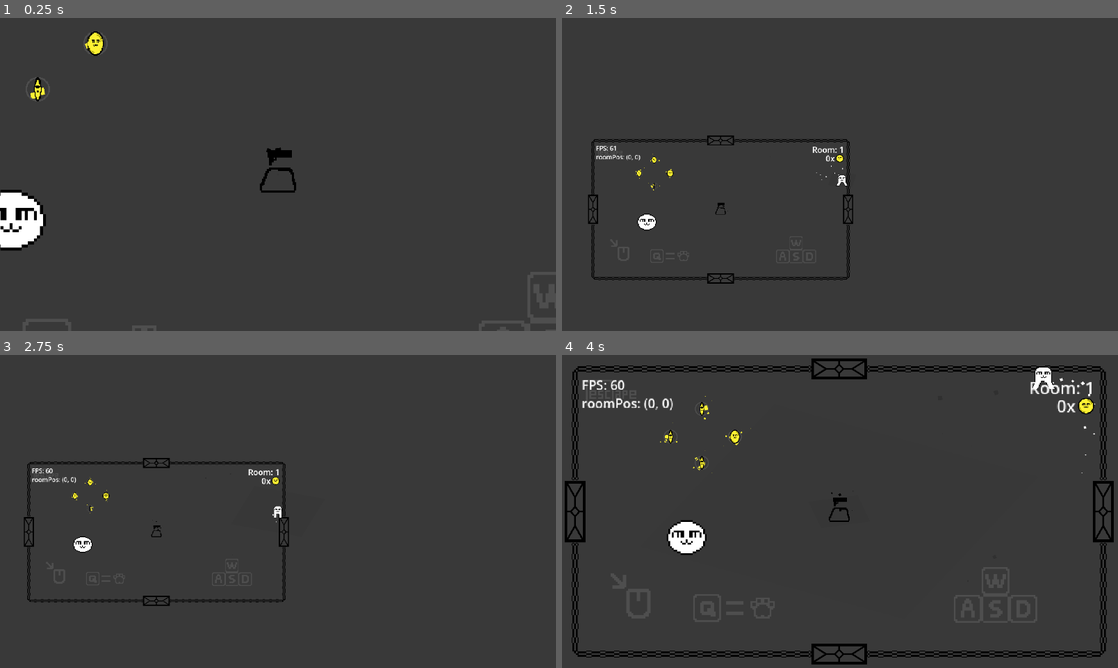
Above: before the commit, frames 1-4 (two rows, left to right).
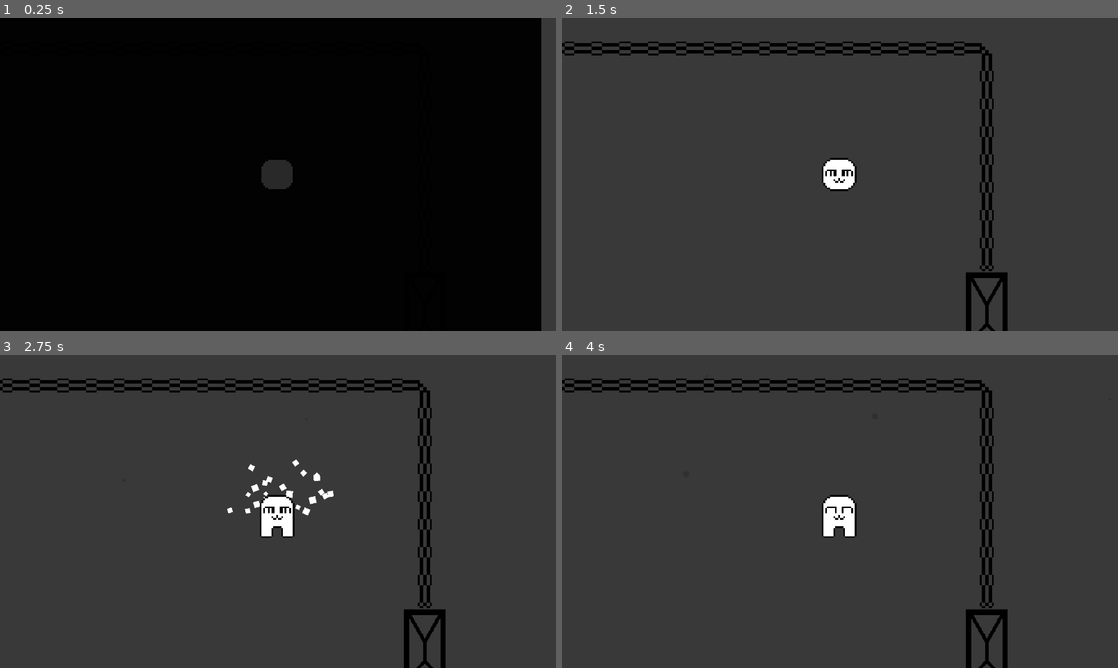
Above: after the commit, the same moments.

Repository: Jurgwem/roguelike
Game: Godot game, scene res://SCENES/game.tscn
Same seed, same stepped clock (60 frames per second), same inputs: the game is played once before the commit and once after it. This scene is started directly instead of the project's main scene.
Inputs (mouse positions are in pixels of both pictures, inside the frame that each line leads up to):
- Up to frame 1 (0.25 s): no input
- Up to frame 2 (1.5 s): move the mouse to (962, 158) at 0.52 s; hold D (right) 0.53-1.28 s; tap Alt (dev) at 0.6 s; move the mouse to (728, 190) at 1.27 s; hold S (down) from 1.28 s (still down); click (728, 190) at 1.35 s
- Up to frame 3 (2.75 s): move the mouse to (333, 442) at 2.02 s; release S (down) at 2.03 s; hold D (right) from 2.03 s (still down); tap Q (unequip) at 2.1 s
- Up to frame 4 (4 s): move the mouse to (812, 574) at 2.77 s; release D (right) at 2.78 s; hold W (up) 2.78-3.53 s; tap Alt (dev) at 2.85 s; move the mouse to (1006, 558) at 3.52 s; press the mouse at (1006, 558) at 3.53 s; hold A (left) from 3.53 s (still down)

The runs differ from the first frame. In frame 1, 96% of the frame differs, in the area x 0-98%, y 0-100%; in frame 2, 5.3%; in frame 3, 5.7%; in frame 4, 10%.
Error before the commit: Parse Error: Expected identifier after "." for attribute access. (res://ENEMIES/ball.gd:10)

Commit message:
added 1st enemy (buggy asf)

Diff:
--- a/ENEMIES/ball.gd
+++ /dev/null
@@ -1,16 +0,0 @@
-extends CharacterBody2D
-
-@onready var player : Node2D = get_node("/root/game/player");
-
-const SPEED = 300.0
-
-
-func _physics_process(delta: float) -> void:
-	look_at(player.position)
-	velocity.
-	# Add the gravity.
-
-
-
-
-	move_and_slide()
--- a/ENEMIES/ball.tscn
+++ /dev/null
@@ -1,34 +0,0 @@
-[gd_scene load_steps=6 format=3 uid="uid://g4eldas2o1e0"]
-
-[ext_resource type="Texture2D" uid="uid://bf0npblx3mdtw" path="res://ENEMIES/ball.png" id="1_uby7x"]
-[ext_resource type="Script" path="res://ENEMIES/ball.gd" id="1_vghdj"]
-
-[sub_resource type="AtlasTexture" id="AtlasTexture_1iwr3"]
-atlas = ExtResource("1_uby7x")
-region = Rect2(0, 0, 32, 32)
-
-[sub_resource type="SpriteFrames" id="SpriteFrames_ve7rb"]
-animations = [{
-"frames": [{
-"duration": 1.0,
-"texture": SubResource("AtlasTexture_1iwr3")
-}],
-"loop": true,
-"name": &"default",
-"speed": 5.0
-}]
-
-[sub_resource type="CircleShape2D" id="CircleShape2D_i4gtp"]
-
-[node name="Node2D" type="CharacterBody2D"]
-scale = Vector2(2, 2)
-script = ExtResource("1_vghdj")
-
-[node name="AnimatedSprite2D" type="AnimatedSprite2D" parent="."]
-scale = Vector2(2, 2)
-sprite_frames = SubResource("SpriteFrames_ve7rb")
-
-[node name="CollisionShape2D" type="CollisionShape2D" parent="."]
-position = Vector2(1, 0)
-scale = Vector2(2, 2)
-shape = SubResource("CircleShape2D_i4gtp")
--- /dev/null
+++ b/ENEMIES/bat.gd
@@ -0,0 +1,50 @@
+extends CharacterBody2D
+
+@onready var gm : Node2D = get_node("/root/game/gameManager");
+@onready var player : Node2D = get_node("/root/game/player");
+@onready var spawnpoint : Node2D = get_node("/root/game/spawnCenter/spawnPoint");
+
+const SPEED : float = 300.0
+const DAMPING : Vector2 = Vector2(0.95, 0.95);
+const MAX_SPEED : float = 10;
+var hasSpawned = false;
+var playedScale = false;
+var playedPart : bool = false;
+var health : int = 30;
+
+func _ready() -> void:
+	visible = false;
+	gm.enemyCount += 1;
+	await get_tree().create_timer(randf()).timeout;
+	visible = true;
+	global_position = spawnpoint.global_position;
+	scale = Vector2(0.1, 0.1)
+	hasSpawned = true;
+	velocity = Vector2(0, 0);
+	pass
+
+func _physics_process(delta: float) -> void:
+	if hasSpawned and !playedScale:
+		scale = lerp(scale, scale + Vector2(0.5, 0.5), 8 * delta);
+		if scale >= Vector2(1, 1):
+			playedScale = true;
+	if hasSpawned and playedScale:
+		velocity *= DAMPING;
+		if (health >= 1):
+			var distance_vector : Vector2 = player.global_position - global_position;
+			if (velocity.x < MAX_SPEED and velocity.y < MAX_SPEED) and (velocity.x > (MAX_SPEED * -1) and velocity.y > (MAX_SPEED * -1)):
+				velocity = distance_vector.normalized() * (SPEED * 100) * delta;
+			$AnimatedSprite2D.global_rotation = 0;
+		else:
+			rotation = lerp_angle(rotation, deg_to_rad(rotation_degrees + 10), 16 * delta);
+			if !playedPart:
+					$diePart.emitting = true;
+					playedPart = true;
+			if rotation_degrees >= 45:
+				scale = lerp(scale, scale - Vector2(0.5, 0.5), 10 * delta);
+				if scale <= Vector2(0, 0):
+					print("die");
+					gm.enemyCount -= 1;
+					queue_free();
+
+		move_and_slide()
--- /dev/null
+++ b/ENEMIES/bat.tscn
@@ -0,0 +1,88 @@
+[gd_scene load_steps=12 format=3 uid="uid://g4eldas2o1e0"]
+
+[ext_resource type="Texture2D" uid="uid://bf0npblx3mdtw" path="res://ENEMIES/bat.png" id="1_uby7x"]
+[ext_resource type="Script" path="res://ENEMIES/bat.gd" id="1_vghdj"]
+
+[sub_resource type="AtlasTexture" id="AtlasTexture_u3wbp"]
+atlas = ExtResource("1_uby7x")
+region = Rect2(0, 0, 48, 32)
+
+[sub_resource type="AtlasTexture" id="AtlasTexture_io6t1"]
+atlas = ExtResource("1_uby7x")
+region = Rect2(48, 0, 48, 32)
+
+[sub_resource type="AtlasTexture" id="AtlasTexture_k1ehh"]
+atlas = ExtResource("1_uby7x")
+region = Rect2(144, 0, 48, 32)
+
+[sub_resource type="AtlasTexture" id="AtlasTexture_305y4"]
+atlas = ExtResource("1_uby7x")
+region = Rect2(96, 0, 48, 32)
+
+[sub_resource type="SpriteFrames" id="SpriteFrames_ve7rb"]
+animations = [{
+"frames": [{
+"duration": 1.0,
+"texture": SubResource("AtlasTexture_u3wbp")
+}, {
+"duration": 1.0,
+"texture": SubResource("AtlasTexture_io6t1")
+}, {
+"duration": 1.0,
+"texture": SubResource("AtlasTexture_k1ehh")
+}, {
+"duration": 1.0,
+"texture": SubResource("AtlasTexture_305y4")
+}],
+"loop": true,
+"name": &"default",
+"speed": 15.0
+}]
+
+[sub_resource type="CircleShape2D" id="CircleShape2D_i4gtp"]
+
+[sub_resource type="Curve" id="Curve_t205o"]
+_data = [Vector2(0, 1), 0.0, 0.0, 0, 0, Vector2(0.493333, 1), 0.0, 0.0, 0, 0, Vector2(1, 0), 0.0, 0.0, 0, 0]
+point_count = 3
+
+[sub_resource type="CurveTexture" id="CurveTexture_63cu4"]
+curve = SubResource("Curve_t205o")
+
+[sub_resource type="ParticleProcessMaterial" id="ParticleProcessMaterial_yaqw6"]
+particle_flag_disable_z = true
+angle_min = -180.0
+angle_max = 180.0
+direction = Vector3(0, -1, 0)
+spread = 180.0
+initial_velocity_min = 64.0
+initial_velocity_max = 96.0
+angular_velocity_min = -360.0
+angular_velocity_max = 360.0
+gravity = Vector3(0, 0, 0)
+scale_min = 4.0
+scale_max = 8.0
+scale_curve = SubResource("CurveTexture_63cu4")
+
+[node name="Bat" type="CharacterBody2D" groups=["enemy"]]
+script = ExtResource("1_vghdj")
+
+[node name="AnimatedSprite2D" type="AnimatedSprite2D" parent="."]
+position = Vector2(1, 0)
+scale = Vector2(2, 2)
+sprite_frames = SubResource("SpriteFrames_ve7rb")
+autoplay = "default"
+frame_progress = 0.541441
+
+[node name="CollisionShape2D" type="CollisionShape2D" parent="."]
+position = Vector2(1, 0)
+scale = Vector2(2, 2)
+shape = SubResource("CircleShape2D_i4gtp")
+
+[node name="diePart" type="GPUParticles2D" parent="."]
+z_index = -10
+emitting = false
+amount = 32
+process_material = SubResource("ParticleProcessMaterial_yaqw6")
+lifetime = 0.66
+one_shot = true
+explosiveness = 0.8
--- a/PROJECTILES/default_bullet.tscn
+++ b/PROJECTILES/default_bullet.tscn
@@ -1,10 +1,10 @@
-[gd_scene load_steps=9 format=3 uid="uid://c2xu074njqvgk"]
+[gd_scene load_steps=10 format=3 uid="uid://c2xu074njqvgk"]
 
 [ext_resource type="Script" path="res://SCRIPTS/default_bullet.gd" id="1_2ahdp"]
 [ext_resource type="Texture2D" uid="uid://bekd5bt05qnni" path="res://SPRITES/standardBullet.png" id="2_j7ay5"]
 
 [sub_resource type="CircleShape2D" id="CircleShape2D_lm7vv"]
-radius = 3.0
+radius = 6.0
 
 [sub_resource type="Gradient" id="Gradient_kaarp"]
 colors = PackedColorArray(1, 1, 1, 1, 1, 1, 1, 0)
@@ -28,6 +28,9 @@
 color = Color(0.984314, 0.94902, 0.211765, 1)
 color_ramp = SubResource("GradientTexture1D_aqcaa")
 
+[sub_resource type="CircleShape2D" id="CircleShape2D_pumwe"]
+radius = 3.0
+
 [node name="defaultBullet" type="Node2D" groups=["playerBullet"]]
 position = Vector2(198, -96)
 script = ExtResource("1_2ahdp")
@@ -45,5 +48,13 @@
 z_index = -1
 amount = 4
 process_material = SubResource("ParticleProcessMaterial_4gdcx")
+preprocess = 2.0
 local_coords = true
 trail_enabled = true
+
+[node name="Area2D" type="Area2D" parent="."]
+
+[node name="hithitbox" type="CollisionShape2D" parent="Area2D"]
+shape = SubResource("CircleShape2D_pumwe")
+
+[connection signal="body_entered" from="Area2D" to="." method="_on_area_2d_body_entered"]
--- a/SCENES/game.tscn
+++ b/SCENES/game.tscn
@@ -16,7 +16,6 @@
 [ext_resource type="PackedScene" uid="uid://0yt3db2j1c4s" path="res://INST/rock.tscn" id="12_l7axa"]
 [ext_resource type="Script" path="res://SCRIPTS/gun.gd" id="12_mdx1r"]
 [ext_resource type="Texture2D" uid="uid://cilj47nirfano" path="res://SPRITES/gun.png" id="12_yw3kh"]
-[ext_resource type="PackedScene" uid="uid://g4eldas2o1e0" path="res://ENEMIES/ball.tscn" id="17_rlyew"]
 
 [sub_resource type="CircleShape2D" id="CircleShape2D_h4wmw"]
 radius = 8.74518
@@ -391,6 +390,8 @@
 gradient = SubResource("Gradient_s3oeb")
 fill_to = Vector2(0, 1)
 
+[sub_resource type="CircleShape2D" id="CircleShape2D_op7kk"]
+
 [node name="game" type="Node2D"]
 
 [node name="player" type="CharacterBody2D" parent="."]
@@ -602,7 +603,7 @@
 offset_top = -313.0
 offset_right = -553.0
 offset_bottom = -290.0
-scale = Vector2(1.84, 1.84)
+scale = Vector2(1.84, 1.81854)
 text = "FPS: "
 
 [node name="roomPos" type="Label" parent="gameManager/UI"]
@@ -628,6 +629,14 @@
 offset_bottom = 296.0
 scale = Vector2(1.84, 1.84)
 text = "ammo"
+
+[node name="enemyCount" type="Label" parent="gameManager/UI"]
+offset_left = -593.0
+offset_top = -229.0
+offset_right = -519.0
+offset_bottom = -206.0
+scale = Vector2(1.76421, 1.79732)
+text = "enemies: "
 
 [node name="WorldEnvironment" type="WorldEnvironment" parent="."]
 environment = SubResource("Environment_noa8x")
@@ -672,14 +681,20 @@
 one_shot = true
 
 [node name="overlay" type="Sprite2D" parent="."]
-visible = false
 z_index = 100
 position = Vector2(2.00001, -2.49999)
 scale = Vector2(23.125, 14.2656)
 texture = SubResource("GradientTexture2D_pfkdj")
 
-[node name="Node2D" parent="." instance=ExtResource("17_rlyew")]
-position = Vector2(-353, 60)
+[node name="spawnCenter" type="Node2D" parent="."]
+
+[node name="spawnPoint" type="Node2D" parent="spawnCenter"]
+position = Vector2(-108, 0)
+
+[node name="Area2D" type="Area2D" parent="spawnCenter/spawnPoint"]
+
+[node name="CollisionShape2D" type="CollisionShape2D" parent="spawnCenter/spawnPoint/Area2D"]
+shape = SubResource("CircleShape2D_op7kk")
 
 [connection signal="devCamDisabled" from="player" to="camera" method="_on_player_dev_cam_disabled"]
 [connection signal="shoot" from="player" to="gun" method="_on_player_shoot"]
--- a/SCRIPTS/camera.gd
+++ b/SCRIPTS/camera.gd
@@ -38,6 +38,7 @@
 			last = gm.nextRoom;
 			gm.lastRoom = gm.nextRoom;
 			gm.nextRoom = "none";
+			$"../spawnCenter".position = position;
 			last = "none";
 		if player.devCam:
 			position = player.position;
@@ -54,6 +55,8 @@
 		player.position = position;
 	if body.get_parent().is_in_group("playerBullet"):
 		body.get_parent().queue_free();
+	if body.is_in_group("enemy"):
+		body.position = position;
 	pass
 
 
--- a/SCRIPTS/default_bullet.gd
+++ b/SCRIPTS/default_bullet.gd
@@ -29,3 +29,13 @@
 	if lifetime >= maxLifetime:
 		queue_free();
 	pass
+
+
+
+func _on_area_2d_body_entered(body: Node2D) -> void:
+	if body.is_in_group("enemy"):
+		print("enemy hit!")
+		body.health -= damage;
+		print("health: ", body.health)
+		queue_free();
+	pass # Replace with function body.
--- a/SCRIPTS/game_manager.gd
+++ b/SCRIPTS/game_manager.gd
@@ -12,8 +12,8 @@
 var lastRoom : String = "none";
 var horz : int = 1280;
 var vert : int = 720;
-var isDev : bool = true;
-var enemyCount :int = 1;
+var isDev : bool = false;
+var enemyCount : int = 1;
 var randomDoor : int = 0;
 var currentAmmo : int = 0;
 var maxAmmo : int = 0;
@@ -34,10 +34,17 @@
 	if !isDev:
 		await get_tree().create_timer(5.1).timeout;
 	$UI.visible = true;
+	await get_tree().create_timer(3).timeout;
+	enemyCount -= 1;
 	pass # Replace with function body.
 
 # Called every frame. 'delta' is the elapsed time since the previous frame.
 func _physics_process(delta: float) -> void:
+	if $"../spawnCenter".rotation_degrees >= 360:
+		$"../spawnCenter".rotation = 0;
+	else:
+		$"../spawnCenter".rotation = lerp_angle($"../spawnCenter".rotation, $"../spawnCenter".rotation + 360, 10 * delta);
+
 	if playedFadeIn:
 		$"../overlay".modulate.a = lerp($"../overlay".modulate.a, $"../overlay".modulate.a - 1, fadeSpeed * delta)
 		if $"../overlay".modulate.a <= 0:
@@ -57,7 +64,9 @@
 	if isDev:
 		$UI/FPS.text = str("FPS: ", Engine.get_frames_per_second());
 		$UI/roomPos.text = str("roomPos: ", roomPos);
+		$UI/enemyCount.text = str("enemies: ", enemyCount);
 	else:
 		$UI/FPS.visible = false;
 		$UI/roomPos.visible = false;
+		$UI/enemyCount.visible = false;
 	pass
--- a/SCRIPTS/gen_room.gd
+++ b/SCRIPTS/gen_room.gd
@@ -12,7 +12,6 @@
 @export var direction : String;
 
 func _ready() -> void:
-	gm.enemyCount = 1;
 	var translation : Array = ["up", "right", "down", "left"];
 	var doorInstance : Node = door.instantiate();
 	add_child(doorInstance);
@@ -34,6 +33,7 @@
 		gm.nextRoom = direction;
 		print("next room: ", gm.nextRoom);
 		if !used:
+			gm.enemyCount += 1;
 			gm.roomCount += 1;
 			print("room count: ", gm.roomCount);
 			#add_child(instance);
--- a/SCRIPTS/room.gd
+++ b/SCRIPTS/room.gd
@@ -1,11 +1,13 @@
 extends StaticBody2D
 @onready var gm : Node2D = get_node("/root/game/gameManager");
+@onready var spawnpoint : Node2D = get_node("/root/game/spawnCenter/spawnPoint");
+
+var batRess : Resource= load("res://ENEMIES/bat.tscn");
 
 var x : int = 0;
 var y : int = 0;
 
 func _ready() -> void:
-	print(get_parent().get_parent().name)
 	gm.hasDoor = false;
 	gm.randomDoor = 0;
 	if gm.nextRoom == "left" or gm.nextRoom == "right":
@@ -21,5 +23,11 @@
 		else:
 			y = gm.roomPos.y - gm.vert;
 	position = Vector2(x, y);
+	await get_tree().create_timer(randf() * 0.5).timeout;
+	for i in snapped(gm.roomCount * 0.8, 1):
+		var bat = batRess.instantiate();
+		add_child(bat);
+	await get_tree().create_timer(3).timeout;
+	gm.enemyCount -= 1;
 	#$CollisionPolygon2D.disabled = false;
 # Called when the node enters the scene tree for the first time
--- a/project.godot
+++ b/project.godot
@@ -33,6 +33,7 @@
 [global_group]
 
 playerBullet=""
+enemy=""
 
 [input]
 
Binary file changed: ENEMIES/ball.aseprite
Binary file removed: ENEMIES/ball.png
Binary file added: ENEMIES/bat.png
Not shown, changed: ENEMIES/bat.png.import
Not shown: 2 places in SCENES/game.tscn that only renumber resources
